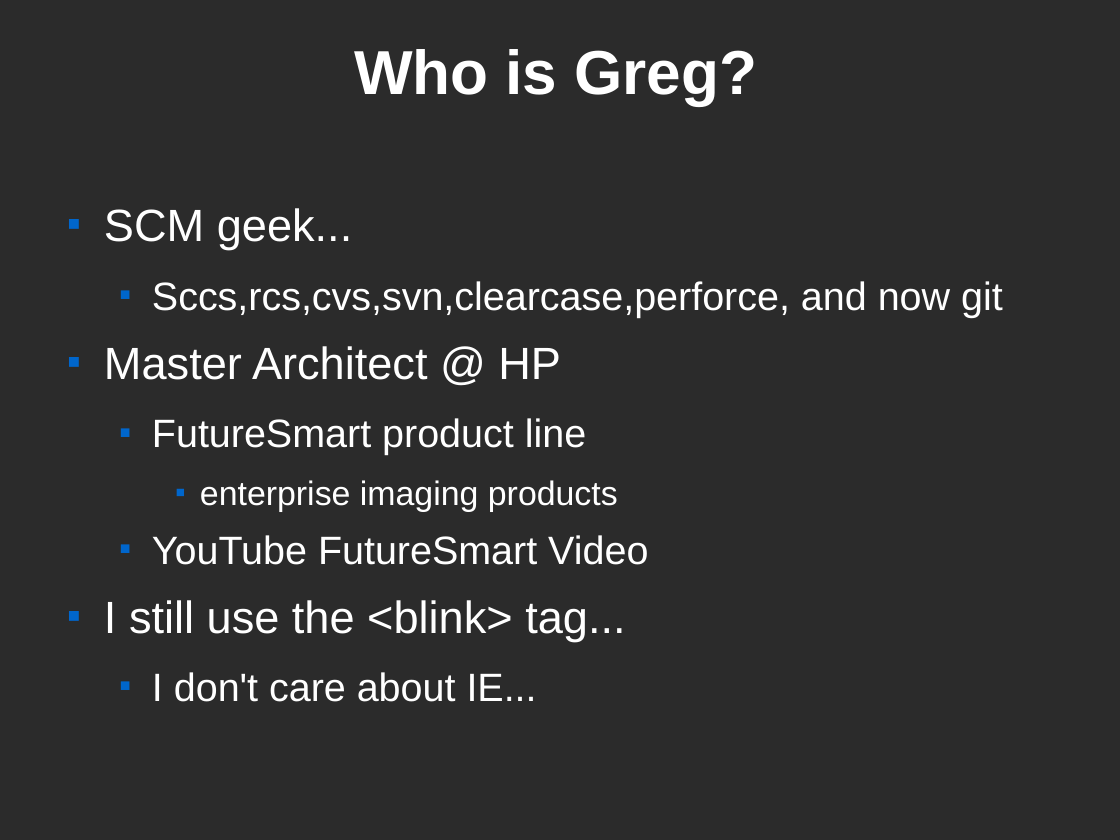
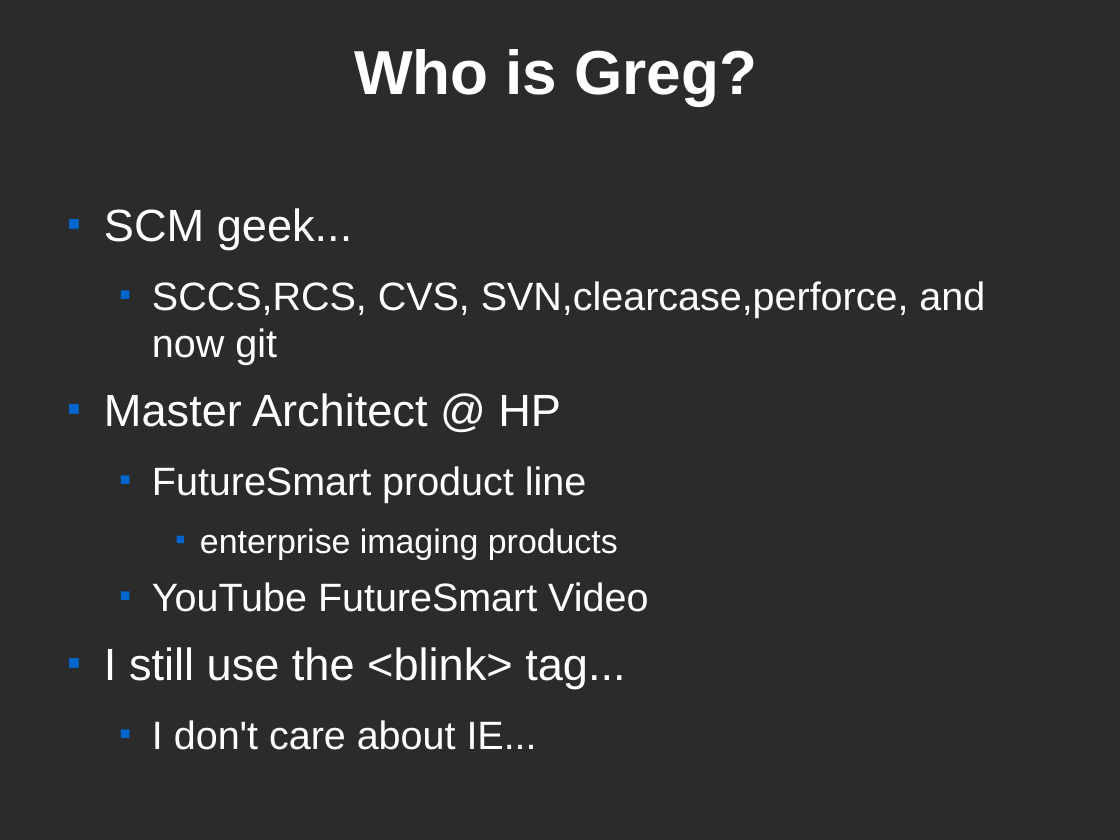
Before and after one commit to glonnon/git-demo, a slide deck: slide 3 of git_boise_web_tech.odp. Drawn at 1120x840 pixels with LibreOffice and Linux fonts; fonts in the diff are those of the drawing; background and template pictures are left out; a plain dark background stands for a picture behind light text. Boxes give left, top, right and bottom in pixels: in the first picture for what was removed or moved away, otherwise in the second. Text is boxed around its words. In the diff, an @@ line names an element or a change of style, - is before the commit and + after.

```diff
--- a/git_boise_web_tech.odp
+++ b/git_boise_web_tech.odp
@@ text at [152, 281, 985, 365]: text changed @@
-  ■ Sccs,rcs,cvs,svn,clearcase,perforce, and now git
+  ■ SCCS,RCS, CVS, SVN,clearcase,perforce, and now git
```
Also in this commit, not shown: 7 other slides changed, 1 slide added, 1 other file.
